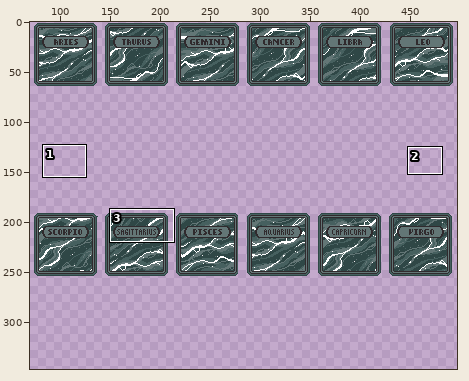
Sprite sheet: assets/1x/astrological.png. Above, an overview of the earlier version with the close-up marked.
Close-up. Before the edit:
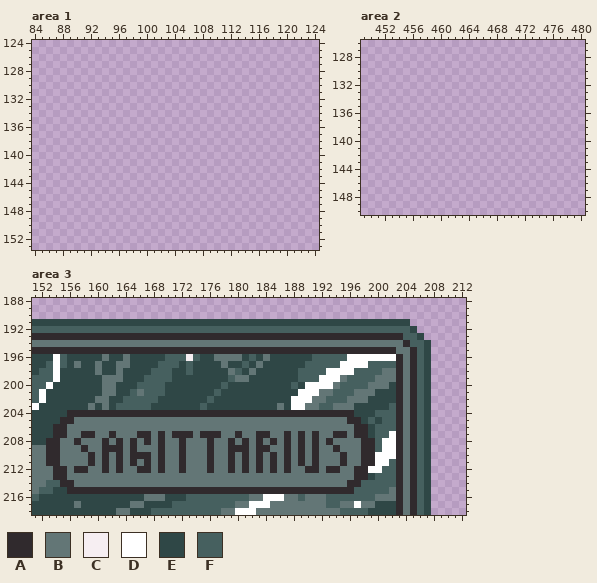
The file is 497x379 pixels. Shown: area 1: x 84..124, y 124..153; area 2: x 449..480, y 126..150; area 3: x 151..212, y 188..218. The old version is drawn lined up with the new one. The wide view leaves out empty margins. The commit also changed other parts of the picture, which this record leaves out.
Palette (. is transparent): A #302a2d  B #637676  C #f6eef2  D #ffffff  E #2f4746  F #46605f
Pixels before, area 3, first column x 151:
191 EEEEEEEEEEEEEEEEEEEEEEEEEEEEEEEEEEEEEEEEEEEEEEEEEEEEEE...
192 FFFFFFFFFFFFFFFFFFFFFFFFFFFFFFFFFFFFFFFFFFFFFFFFFFFFFFE..
193 AAAAAAAAAAAAAAAAAAAAAAAAAAAAAAAAAAAAAAAAAAAAAAAAAAAAAFFE.
194 BBBBBBBBBBBBBBBBBBBBBBBBBBBBBBBBBBBBBBBBBBBBBBBBBBBBBAFFE
195 AAAAAAAAAAAAAAAAAAAAAAAAAAAAAAAAAAAAAAAAAAAAAAAAAAAABBAFE
196 EEEDFEEEEEBEEBEEEEEFFFCFEEBBBBEFEBEEEEEEFFFFFDDDDDDDABAFE
197 EEFDFEBEEBEEBBEEEEFFFEFEEEEBEEFEBEEEEEEFFFFFDDDDFFFFABAFE
198 EFFDEEEEEBEEBEEEEFFFEEFEEEEEBFEBEEEEEEFFFFDDDDFFFFBBABAFE
199 FFFDEEEEEEBBBEEEFFFFEEEEEEEEFBBEEEEEEEFFFDDDBFFFFBBBABAFE
200 FFDEEEEEEEBBEEEFFFFEEEEEEEEFEEEEEEEEEFEDDDDBFFFFBBBEABAFE
201 FDEEEEEEEEBBEEFBFFFEEEEEEEFEEEEEEEEEEEDDDBBFFFBBBEEEABAFE
202 FDEEEEEEEBBEEFFFFFEEEEEEEFEEEEEEEEEEEDDDBBFFFBBBEEEEABAFE
203 DEEEEEEEBEBEFFFFFEEEEEEEFEEEEEEEEEEBEDDBBFFBBBEEEEEFABAFE
204 EEEEEAAAAAAAAAAAAAAAAAAAAAAAAAAAAAAAAAAAAAAAAAEEEFFFABAFE
205 EEEEAABBBBBBBBBBBBBBBBBBBBBBBBBBBBBBBBBBBBBBBAAEFEFFABAFE
206 EEEAABBBBBBBBBBBBBBBBBBBBBBBBBBBBBBBBBBBBBBBBBAAEFFFABAFE
207 EEEAABBAABBABBBAABABAAABAAABBABBAABBABABABBAABAAEFFDABAFE
208 EEAABBABBBABABABABABBABBBABBABABABABABABABABBBBAAFDDABAFE
209 BBAABBBABBAAABABBBABBABBBABBAAABAABBABABABBABBBAAFDDABAFE
210 BBAABBBBABABABAAABABBABBBABBABABABABABABABBBABBAADDDABAFE
211 BBAABBBBABABABABABABBABBBABBABABABABABABABBBABBAADDFABAFE
212 BBBAABAABBABABBAABABBABBBABBABABABABABBAABAABBAADDFFABAFE
213 BBBAABBBBBBBBBBBBBBBBBBBBBBBBBBBBBBBBBBBBBBBBBAAEFFFABAFE
214 BBFFAABBBBBBBBBBBBBBBBBBBBBBBBBBBBBBBBBBBBBBBAAFFFFFABAFE
215 BFFEEAAAAAAAAAAAAAAAAAAAAAAAAAAAAAAAAAAAAAAAAAFFFFFBABAFE
216 FEEEEEEEEEEEEEEEBBBEEEFFFFFFFFFBBDDDBBFBBBFFFFFFFBBBABAFE
217 EEEEEEBEEEEEEEBBEEEEFFFFFFFFFBBDDDBBBBBBBBFFBBDBBEEEABAFE
218 EEEEEEEEEEEEBBEEEFFFFFFFFFFBBDDDBBBBBBBBBBBBFFFFEEEEABAFE
The result:
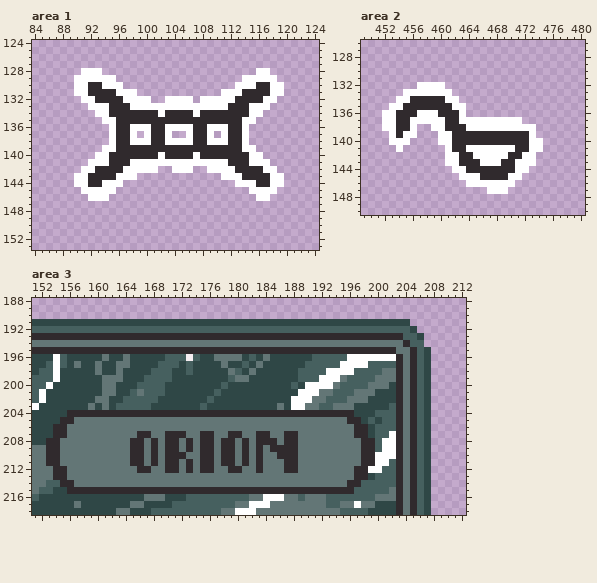
Diff:
canvas 497x379 -> 497x380; drawings rearranged on the sheet (the old picture shows each at its new place; 13 dropped ones are not shown)
Area 1:
y 128: x 91..93 ... -> DDD; x 116..117 .. -> DD
y 129: x 90..95 ...... -> DDDDDD; x 114..118 ..... -> DDDDD
y 130: x 90..96 ....... -> DDAADDD; x 113..119 ....... -> DDDAADD
y 131: x 90..98 ......... -> DDAAAADDD; x 111..119 ......... -> DDDAAAADD
y 132: x 91..100 .......... -> DDAAAADDDD; x 103..106 .... -> DDDD; x 108..118 ........... -> DDDDDAAAADD
y 133: x 92..117 .......................... -> DDDAAADDDDDDDDDDDDDDAAADDD
y 134: x 93..116 ........................ -> DDAAAAAAADAAAADAAAAAAADD
y 135: x 94..115 ...................... -> DDAAAAAAAAAAAAAAAAAADD
y 136: x 95..114 .................... -> DAADDDAADDDDAADDDAAD
y 137: x 95..98 .... -> DAAD; x 100..103 .... -> DAAD; x 106..109 .... -> DAAD; x 111..114 .... -> DAAD
y 138: x 95..114 .................... -> DAADDDAADDDDAADDDAAD
y 139: x 94..115 ...................... -> DDAAAAAAAAAAAAAAAAAADD
y 140: x 93..116 ........................ -> DDAAAAAAADAAAADAAAAAAADD
y 141: x 92..117 .......................... -> DDDAAADDDDDDDDDDDDDDAAADDD
y 142: x 91..101 ........... -> DDAAAADDDDD; x 104..106 ... -> DDD; x 109..118 .......... -> DDDDAAAADD
y 143: x 90..98 ......... -> DDAAAADDD; x 111..119 ......... -> DDDAAAADD
y 144: x 90..96 ....... -> DDAADDD; x 113..119 ....... -> DDDAADD
y 145: x 91..95 ..... -> DDDDD; x 115..118 .... -> DDDD
y 146: x 92..94 ... -> DDD; x 116..117 .. -> DD
Area 2:
y 132: x 457..460 .... -> DDDD
y 133: x 455..461 ....... -> DDDDDDD
y 134: x 454..462 ......... -> DDAAAAADD
y 135: x 453..463 ........... -> DDAAAAAAADD
y 136: x 452..463 ............ -> DDAAADDDAAAD
y 137: x 452..471 .................... -> DDAADDDDDAADDDDDDDDD
y 138: x 452..456 ..... -> DDAAD; x 459..473 ............... -> DDAAADDDDDDDDDD
y 139: x 453..456 .... -> DADD; x 460..473 .............. -> DDAAAAAAAAAAAD
y 140: x 453..455 ... -> DDD; x 460..474 ............... -> DDAAAAAAAAAAADD
y 141: x 454 . -> D; x 461..474 .............. -> DAADDDDDDDAADD
y 142: x 461..473 ............. -> DDAADDDDDAADD
y 143: x 461..473 ............. -> DDAAADDDAADDD
y 144: x 462..472 ........... -> DDAAAAAAADD
y 145: x 463..471 ......... -> DDDAAAADD
y 146: x 464..470 ....... -> DDDDDDD
y 147: x 467..469 ... -> DDD
Area 3:
y 194: x 207 E -> .
y 207: x 158..159 AA -> BB; x 162 A -> B; x 169..170 AB -> BA; x 173 A -> B; x 177 A -> B; x 179 B -> A; x 188..189 BA -> AB; x 191 A -> B; x 194..195 AA -> BB
y 208: x 157 A -> B; x 161 A -> B; x 163 A -> B; x 166..173 BABABBAB -> ABABAABA; x 175 B -> A; x 178 B -> A; x 184 B -> A; x 188..189 BA -> AB; x 191 A -> B; x 193 A -> B
y 209: x 158 A -> B; x 161..163 AAA -> BBB; x 166 B -> A; x 168..173 BABBAB -> ABAABA; x 175 B -> A; x 178 B -> A; x 180 A -> B; x 184..186 ABB -> BAA; x 188..189 BA -> AB; x 191 A -> B; x 194 A -> B
y 210: x 159 A -> B; x 161 A -> B; x 163 A -> B; x 167..171 ABABB -> BABAA; x 175 B -> A; x 178 B -> A; x 185..186 AB -> BA; x 188..189 BA -> AB; x 191 A -> B; x 195 A -> B
y 211: x 159 A -> B; x 161 A -> B; x 163 A -> B; x 166..173 BABABBAB -> ABABAABA; x 175 B -> A; x 178 B -> A; x 185 A -> B; x 188..189 BA -> AB; x 191 A -> B; x 195 A -> B
y 212: x 157..158 AA -> BB; x 161 A -> B; x 163 A -> B; x 169..173 ABBAB -> BAABA; x 175 B -> A; x 180..181 BA -> AB; x 185 A -> B; x 188 B -> A; x 190..191 AA -> BB; x 193..194 AA -> BB
